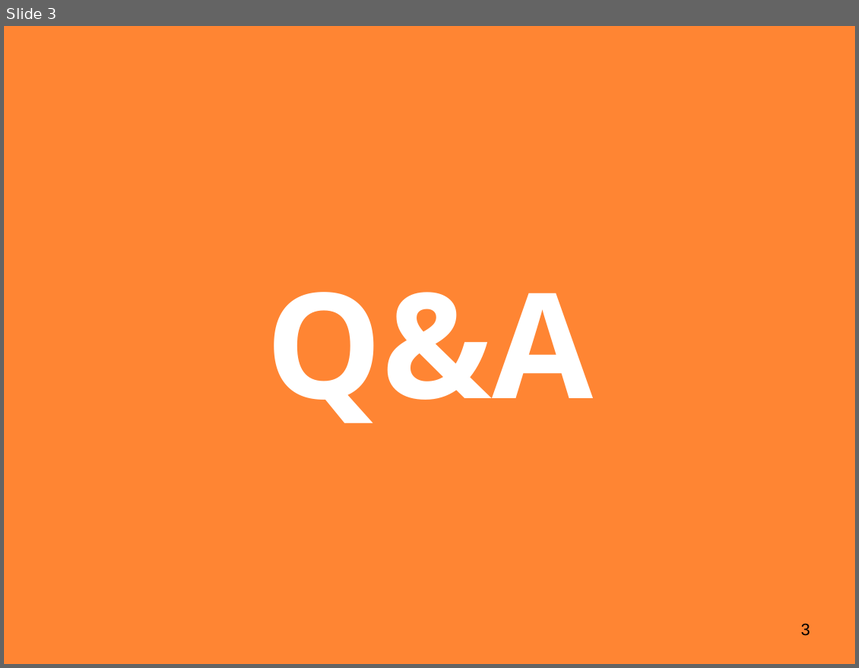
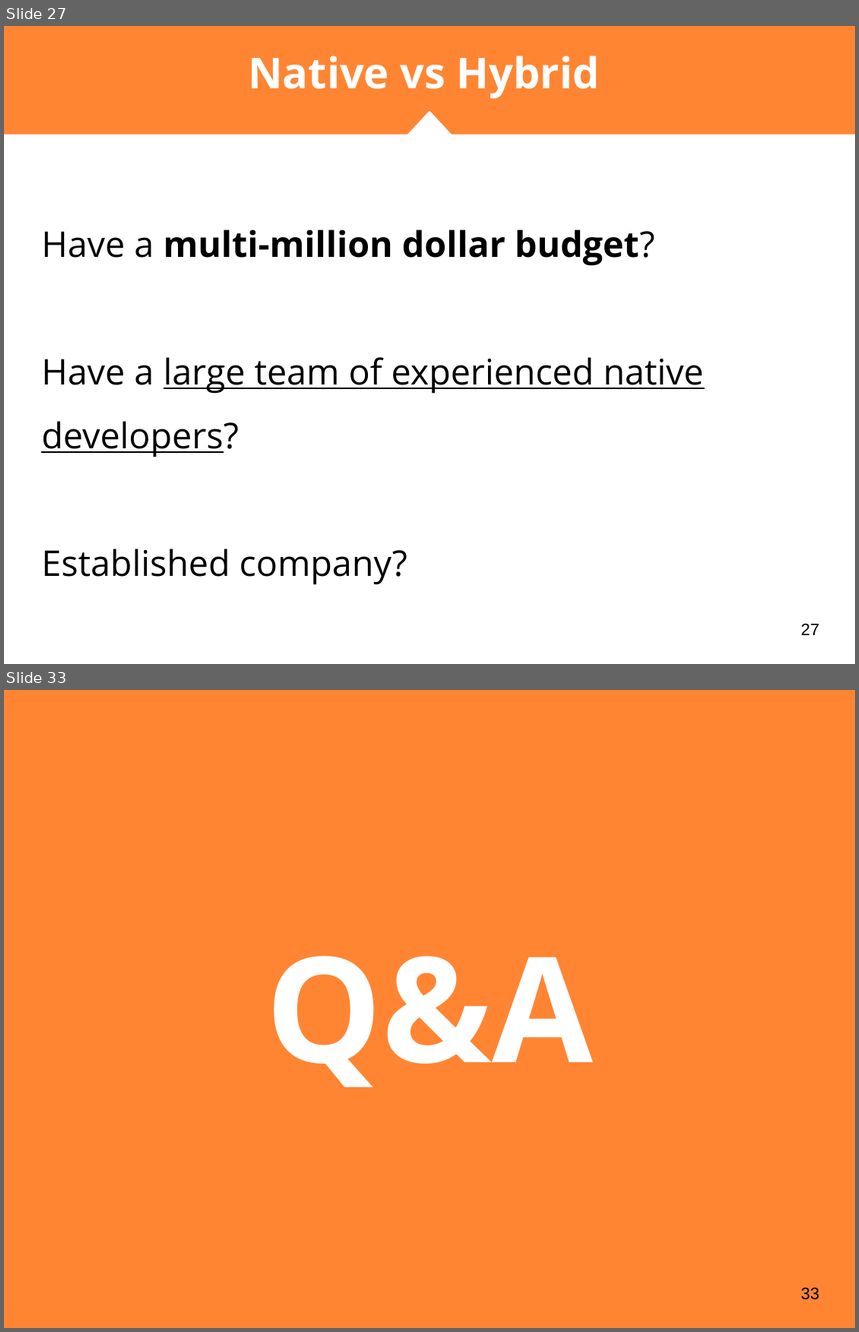
Before and after one commit to nmaletm/git-presentation, a slide deck: Presentations/P3.1 - Ionic.pptx. Shown one above the other, each under a label of ours: slide 3 before the commit, slides 27 and 33 after it; the slides between them are not shown. The pictures are 859x668 and 859x1332 pixels, drawn with LibreOffice and Linux fonts; fonts in the diff are those of the drawing. Boxes give left, top, right and bottom in pixels: in the first picture for what was removed or moved away, otherwise in the second. Text is boxed around its words. In the diff, an @@ line names an element or a change of style, - is before the commit and + after.

```diff
--- a/Presentations/P3.1 - Ionic.pptx
+++ b/Presentations/P3.1 - Ionic.pptx
@@ slide 27 added at (4,26,855,664), background #FFFFFF @@
@@ rectangle added at (4,26,855,134), fill #FF8533 @@
@@ title added at (248,56,600,99), 36 pt, text #FFFFFF, bold @@
+Native vs Hybrid
@@ triangle added at (408,110,452,133), fill #FF8533 @@
@@ triangle added at (408,112,451,135), fill #FFFFFF, outline #FFFFFF 1.5 pt @@
@@ rectangle added at (4,132,855,134), fill #FF8533 @@
@@ text added at (41,230,704,585), 30 pt, text #000000 @@
+Have a multi-million dollar budget?
+Have a large team of experienced native developers?
+Established company?
@@ page number added at (801,623,819,636), 14 pt, text #000000 @@
+27
@@ what was slide 3 is now slide 33 @@
@@ page number at (801,1287,819,1300): text changed @@
-3
+33
```
Also in this commit, not shown: 30 other slides added, 1 slide removed, 6 other files.
